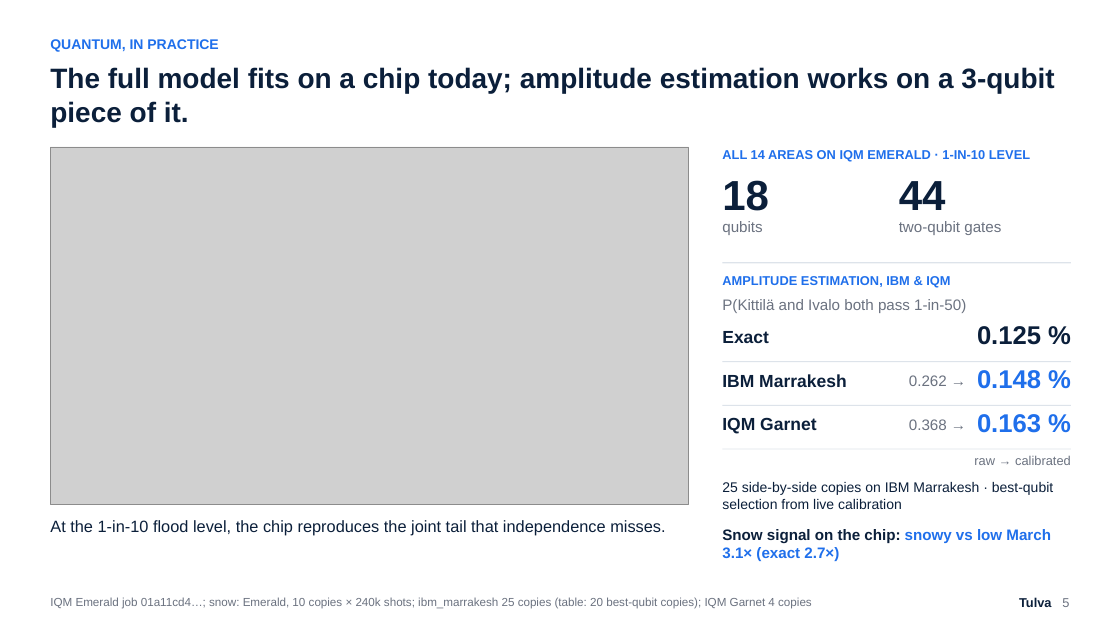
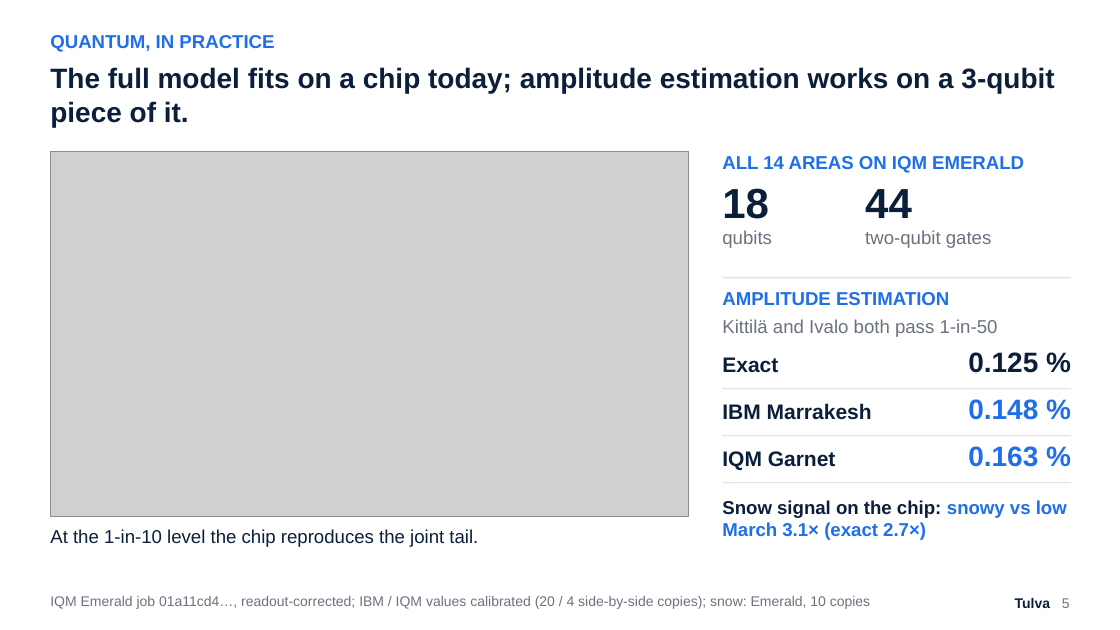
Before and after one commit to Zawaer/tulva, a slide deck: slide 5 of deck/Tulva_QxF2026.pptx. Drawn at 1120x630 pixels with LibreOffice and Linux fonts; fonts in the diff are those of the drawing; grey boxes stand for pictures. Boxes give left, top, right and bottom in pixels: in the first picture for what was removed or moved away, otherwise in the second. Text is boxed around its words. In the diff, an @@ line names an element or a change of style, - is before the commit and + after.

```diff
--- a/deck/Tulva_QxF2026.pptx
+++ b/deck/Tulva_QxF2026.pptx
@@ text "QUANTUM, IN PRACTICE" at bbox=[50, 35, 274, 52]: size 12 to 16 pt @@
@@ picture: place and size @@
-picture at bbox=[50, 147, 689, 505]
+picture at bbox=[50, 151, 689, 517]
@@ text "18": place and size @@
-text "18" at bbox=[722, 180, 769, 211]
+text "18" at bbox=[722, 188, 769, 219]
@@ text at bbox=[722, 156, 1024, 173]: text changed; size 11 to 16 pt @@
-ALL 14 AREAS ON IQM EMERALD · 1-IN-10 LEVEL
+ALL 14 AREAS ON IQM EMERALD
@@ text "44": place and size @@
-text "44" at bbox=[899, 181, 946, 210]
+text "44" at bbox=[865, 189, 912, 218]
@@ text "qubits": place and size @@
-text "qubits" at bbox=[722, 221, 762, 235]
+text "qubits" at bbox=[722, 230, 772, 248]
@@ text "two-qubit gates": place and size @@
-text "two-qubit gates" at bbox=[899, 221, 1001, 235]
+text "two-qubit gates" at bbox=[865, 230, 992, 248]
@@ text at bbox=[722, 292, 949, 305]: text changed; size 11 to 16 pt @@
-AMPLITUDE ESTIMATION, IBM & IQM
+AMPLITUDE ESTIMATION
@@ rectangle: place and size @@
-rectangle at bbox=[723, 262, 1071, 263]
+rectangle at bbox=[723, 277, 1071, 278]
@@ text at bbox=[722, 319, 998, 337]: text changed; size 13 to 16 pt @@
-P(Kittilä and Ivalo both pass 1-in-50)
+Kittilä and Ivalo both pass 1-in-50
@@ text "Exact": place and size @@
-text "Exact" at bbox=[722, 331, 769, 343]
+text "Exact" at bbox=[722, 357, 778, 373]
@@ text "0.125 %": place and size @@
-text "0.125 %" at bbox=[977, 326, 1041, 345]
+text "0.125 %" at bbox=[968, 352, 1038, 373]
@@ rectangle: place and size @@
-rectangle at bbox=[723, 405, 1071, 406]
+rectangle at bbox=[723, 388, 1071, 389]
@@ text removed at bbox=[909, 375, 947, 386] @@
-0.262 →
@@ text "IBM Marrakesh": place and size @@
-text "IBM Marrakesh" at bbox=[722, 374, 846, 387]
+text "IBM Marrakesh" at bbox=[722, 402, 872, 423]
@@ text removed at bbox=[909, 419, 947, 430] @@
-0.368 →
@@ text "0.148 %": place and size @@
-text "0.148 %" at bbox=[977, 370, 1041, 389]
+text "0.148 %" at bbox=[968, 399, 1038, 420]
@@ size 15 to 18 pt in 3 elements at bbox=[722, 357, 778, 373], bbox=[722, 402, 872, 423], bbox=[722, 451, 836, 470] @@
@@ text "IQM Garnet": place and size @@
-text "IQM Garnet" at bbox=[722, 417, 816, 434]
+text "IQM Garnet" at bbox=[722, 451, 836, 470]
@@ rectangle: place and size @@
-rectangle at bbox=[723, 449, 1071, 450]
+rectangle at bbox=[723, 435, 1071, 436]
@@ size 22 to 24 pt in 3 elements at bbox=[968, 352, 1038, 373], bbox=[968, 399, 1038, 420], bbox=[968, 446, 1038, 467] @@
@@ text "0.163 %": place and size @@
-text "0.163 %" at bbox=[977, 414, 1041, 433]
+text "0.163 %" at bbox=[968, 446, 1038, 467]
@@ text removed at bbox=[974, 456, 1071, 465] @@
-raw → calibrated
@@ size 13 to 16 pt in 3 elements at bbox=[865, 230, 992, 248], bbox=[722, 230, 772, 248], bbox=[722, 500, 1067, 540] @@
@@ text "Snow signal on the chip: ...": place and size @@
-text "Snow signal on the chip: ..." at bbox=[722, 529, 1051, 561]
+text "Snow signal on the chip: ..." at bbox=[722, 500, 1067, 540]
@@ text removed at bbox=[722, 482, 1053, 509] @@
-25 side-by-side copies on IBM Marrakesh · best-qubit selection from live calibration
@@ rectangle: place and size @@
-rectangle at bbox=[723, 361, 1071, 362]
+rectangle at bbox=[723, 482, 1071, 483]
@@ text at bbox=[50, 529, 478, 547]: text changed; size 14 to 16 pt @@
-At the 1-in-10 flood level, the chip reproduces the joint tail that independence misses.
+At the 1-in-10 level the chip reproduces the joint tail.
@@ text at bbox=[50, 596, 870, 609]: text changed; size 10 to 12 pt @@
-IQM Emerald job 01a11cd4…; snow: Emerald, 10 copies × 240k shots; ibm_marrakesh 25 copies (table: 20 best-qubit copies); IQM Garnet 4 copies
+IQM Emerald job 01a11cd4…, readout-corrected; IBM / IQM values calibrated (20 / 4 side-by-side copies); snow: Emerald, 10 copies
@@ text "Tulva 5" at bbox=[1015, 598, 1070, 608]: size 11 to 12 pt @@
```
Also in this commit, not shown: 7 other slides changed, 16 other files.
